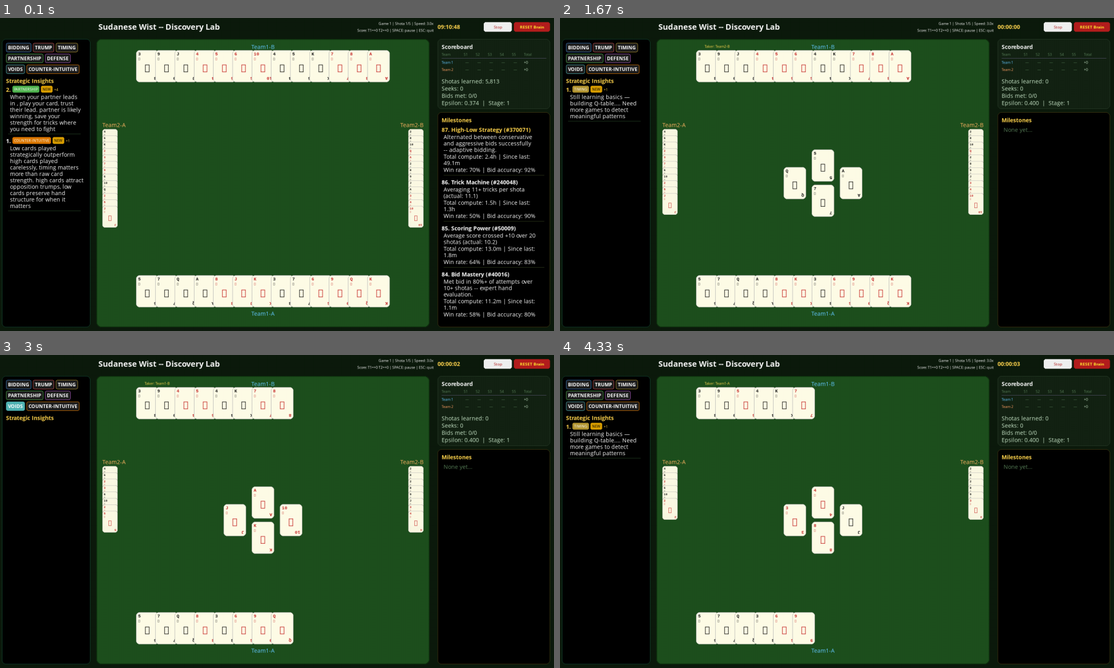
Above: before the commit, frames 1-4 (two rows, left to right).
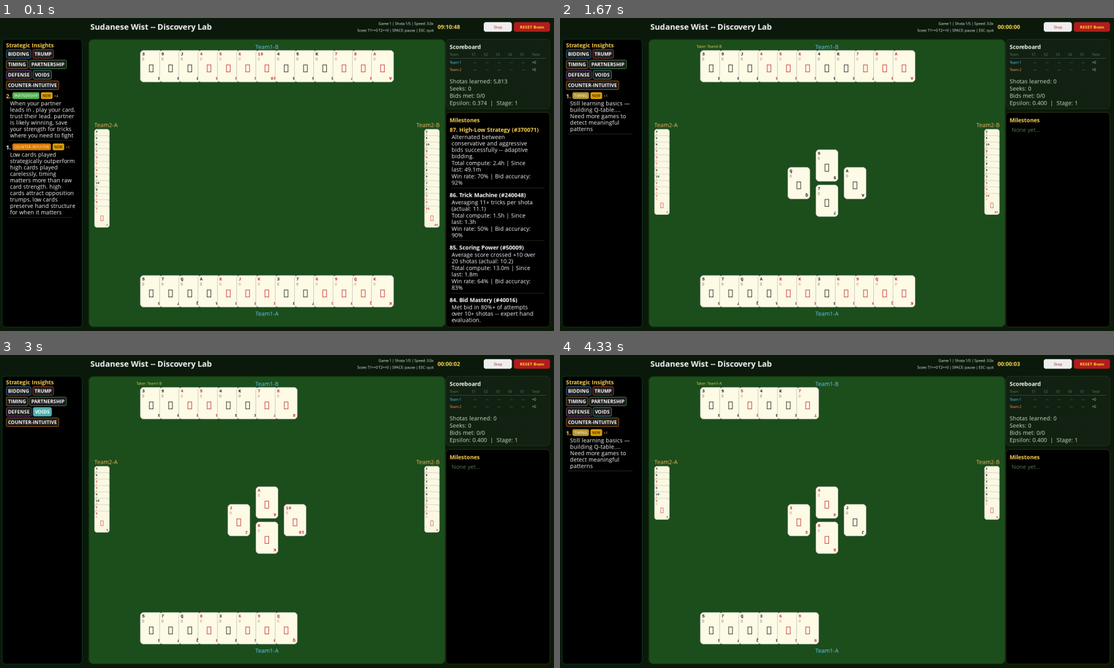
Above: after the commit, the same moments.

Repository: aamagzoub/engineering-intelligence
Game: pygame game, started from gui_wist_discovery/main.py
Two runs of this game, one before a commit and one after it. Both use one fixed random seed, a clock stepped at 60 frames per second and the inputs below.
Inputs (mouse positions are in pixels of both pictures, inside the frame that each line leads up to):
- Up to frame 1 (0.1 s): no input
- Up to frame 2 (1.67 s): click "RESET Brain" at 0.38 s; click (842, 196) at 0.72 s; tap Space at 1, 1.33 s
- Up to frame 3 (3 s): click (288, 405) at 1.72 s; click "DEFENSE" at 2.05 s; click (260, 458) at 2.38 s; click "VOIDS" at 2.72 s
- Up to frame 4 (4.33 s): click (981, 483) at 3.05 s; click (654, 542) at 3.38 s; click "VOIDS" at 3.72 s

The runs differ from the first frame. In frame 1, 18% of the frame differs, in the area x 1-99%, y 1-99%; in frame 2, 13%; in frame 3, 11%; in frame 4, 12%.

Commit message:
fix: narrower panels, chips after title, tighter spacing

Diff:
--- a/gui_wist_discovery/main.py
+++ b/gui_wist_discovery/main.py
@@ -605,7 +605,7 @@
                 right_panel_x = SCREEN_WIDTH - 290
                 if mx >= right_panel_x:
                     self._disc_scroll_offset = max(0, self._disc_scroll_offset - event.y)
-                elif mx <= 230:
+                elif mx <= 210:
                     self._insight_scroll_offset = max(0, self._insight_scroll_offset - event.y)
 
     def _toggle_pause(self):
--- a/gui_wist_discovery/renderer.py
+++ b/gui_wist_discovery/renderer.py
@@ -46,10 +46,10 @@
         """
         self.screen.fill(BG_DARK)
 
-        left_panel_w = 230
+        left_panel_w = 210
         table = pygame.Rect(
             left_panel_w + 10, 60,
-            SCREEN_WIDTH - left_panel_w - 320, SCREEN_HEIGHT - 80,
+            SCREEN_WIDTH - left_panel_w - 280, SCREEN_HEIGHT - 80,
         )
         pygame.draw.rect(self.screen, TABLE_FELT, table, border_radius=12)
         pygame.draw.rect(self.screen, TABLE_BORDER, table, width=2, border_radius=12)
@@ -206,8 +206,8 @@
 
     def _render_right_panel(self, state):
         """Scoreboard and discoveries panel on the right side."""
-        px = SCREEN_WIDTH - 290
-        panel_w = 280
+        px = SCREEN_WIDTH - 270
+        panel_w = 260
 
         # Scoreboard box.
         score_h = 175
@@ -352,12 +352,16 @@
 
         self.screen.set_clip(pygame.Rect(10, 65, panel_w - 20, SCREEN_HEIGHT - 90))
 
-        y = panel_rect.top + 10
-
-        # Category filter chips — two rows above the title, same size as insight badges.
+        y = panel_rect.top + 6
+
+        # Title.
+        self.screen.blit(self.fonts["large"].render("Strategic Insights", True, TEXT_GOLD), (15, y))
+        y += 20
+
+        # Category filter chips — after title, tight spacing.
         active_filter = state.get("insight_filter", None)
         chip_rects = {}
-        chip_font = self._cat_font  # 13px bold — matches the insight badges.
+        chip_font = self._cat_font
         categories = list(self._CAT_COLORS.keys())
         chip_x = 15
         chip_y = y
@@ -374,27 +378,21 @@
             ch = chip_surf.get_height() + 6
             chip_rect = pygame.Rect(chip_x, chip_y, cw, ch)
 
-            # Wrap to second row if overflows panel width.
             if chip_x + cw > panel_w - 20:
-                chip_y += ch + 4
+                chip_y += ch + 3
                 chip_x = 15
                 chip_rect = pygame.Rect(chip_x, chip_y, cw, ch)
 
             pygame.draw.rect(self.screen, bg, chip_rect, border_radius=4)
             pygame.draw.rect(self.screen, border, chip_rect, width=1, border_radius=4)
-            # Center text in chip.
             text_x = chip_rect.x + (cw - chip_surf.get_width()) // 2
             text_y = chip_rect.y + (ch - chip_surf.get_height()) // 2
             self.screen.blit(chip_surf, (text_x, text_y))
             chip_rects[cat] = chip_rect
-            chip_x += cw + 4
+            chip_x += cw + 3
 
         state["_chip_rects"] = chip_rects
-        y = chip_y + ch + 8
-
-        # Title.
-        self.screen.blit(self.fonts["large"].render("Strategic Insights", True, TEXT_GOLD), (15, y))
-        y += 22
+        y = chip_y + ch + 6
 
         insights = state.get("insights", [])
         if not insights:
